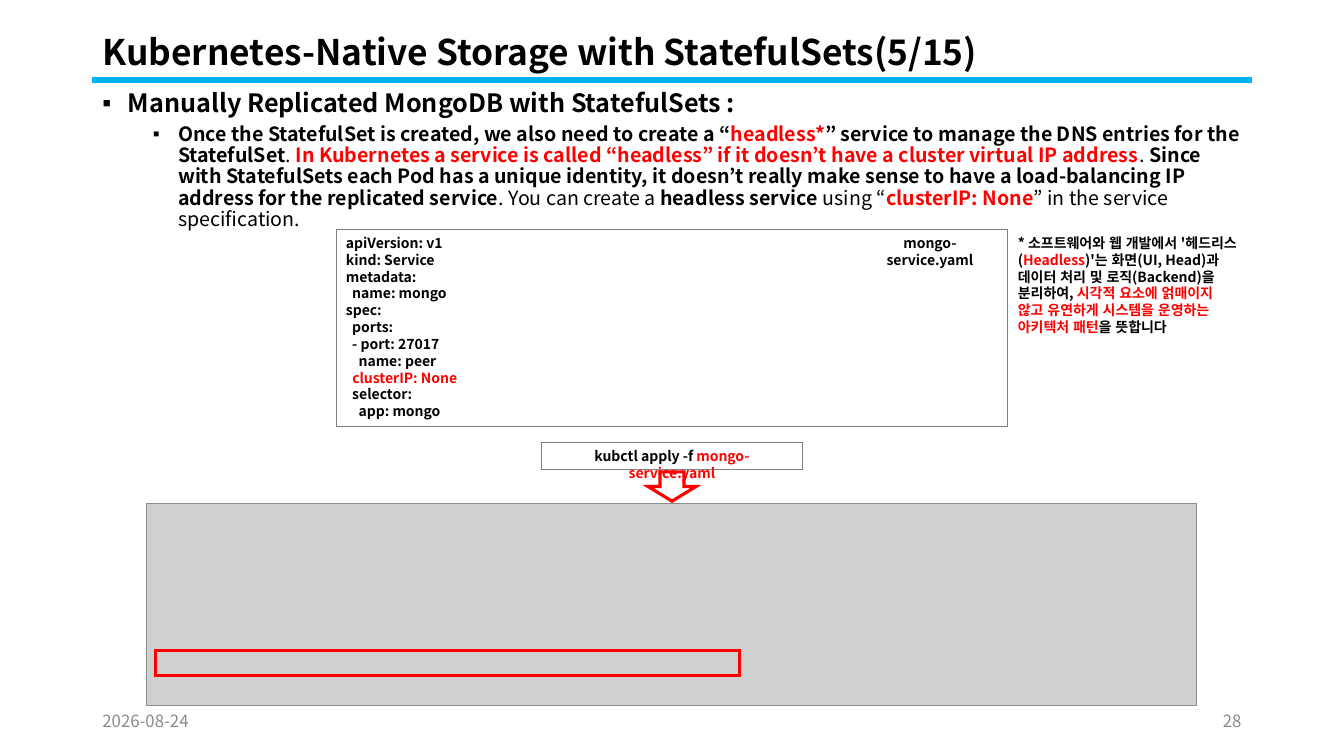
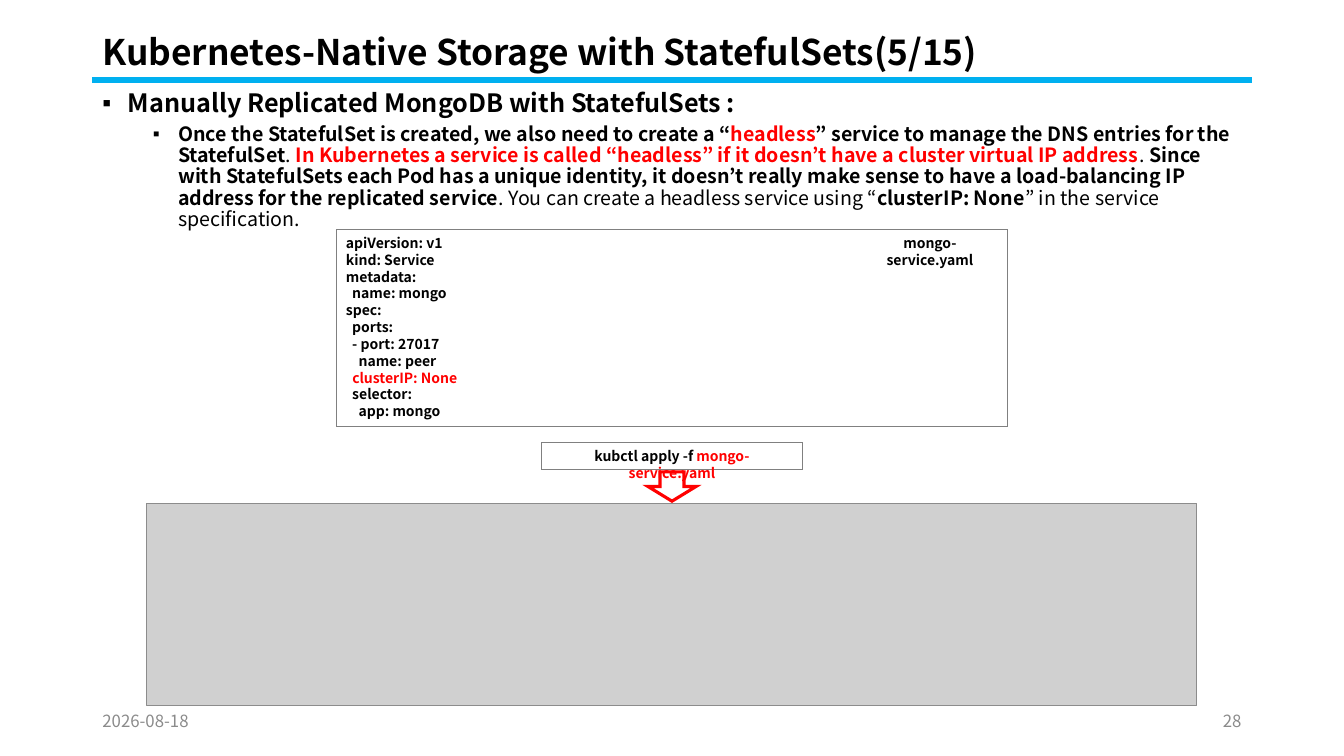
Before and after one commit to knix008/TestSimulator, a slide deck: slide 28 of Kubernetes/Kubernetes Part 05-2026.08.25.pptx. Drawn at 1344x756 pixels with LibreOffice and Linux fonts; fonts in the diff are those of the drawing; grey boxes stand for pictures. Boxes give left, top, right and bottom in pixels: in the first picture for what was removed or moved away, otherwise in the second. Text is boxed around its words. In the diff, an @@ line names an element or a change of style, - is before the commit and + after.

```diff
--- a/Kubernetes/Kubernetes Part 05-2026.08.25.pptx
+++ b/Kubernetes/Kubernetes Part 05-2026.08.25.pptx
@@ text at box(178, 125, 1230, 231): text changed @@
-  ▪ Once the StatefulSet is created, we also need to create a “headless*” service to manage the DNS entries for the StatefulSet. In Kubernetes a service is called “headless” if it doesn’t have a cluster virtual IP address. Since with StatefulSets each Pod has a unique identity, it doesn’t really make sense to have a load-balancing IP address for the replicated service. You can create a headless service using “clusterIP: None” in the service specification.
+  ▪ Once the StatefulSet is created, we also need to create a “headless” service to manage the DNS entries for the StatefulSet. In Kubernetes a service is called “headless” if it doesn’t have a cluster virtual IP address. Since with StatefulSets each Pod has a unique identity, it doesn’t really make sense to have a load-balancing IP address for the replicated service. You can create a headless service using “clusterIP: None” in the service specification.
@@ text removed at box(1018, 234, 1237, 334) @@
-* 소프트웨어와 웹 개발에서 '헤드리스(Headless)'는 화면(UI, Head)과 데이터 처리 및 로직(Backend)을 분리하여, 시각적 요소에 얽매이지 않고 유연하게 시스템을 운영하는 아키텍처 패턴을 뜻합니다
@@ rectangle removed at box(155, 650, 739, 676) @@
@@ text at box(102, 714, 188, 727): text changed @@
-2026-08-24
+2026-08-18
```
Also in this commit, not shown: 101 other slides changed, 17 other files.
